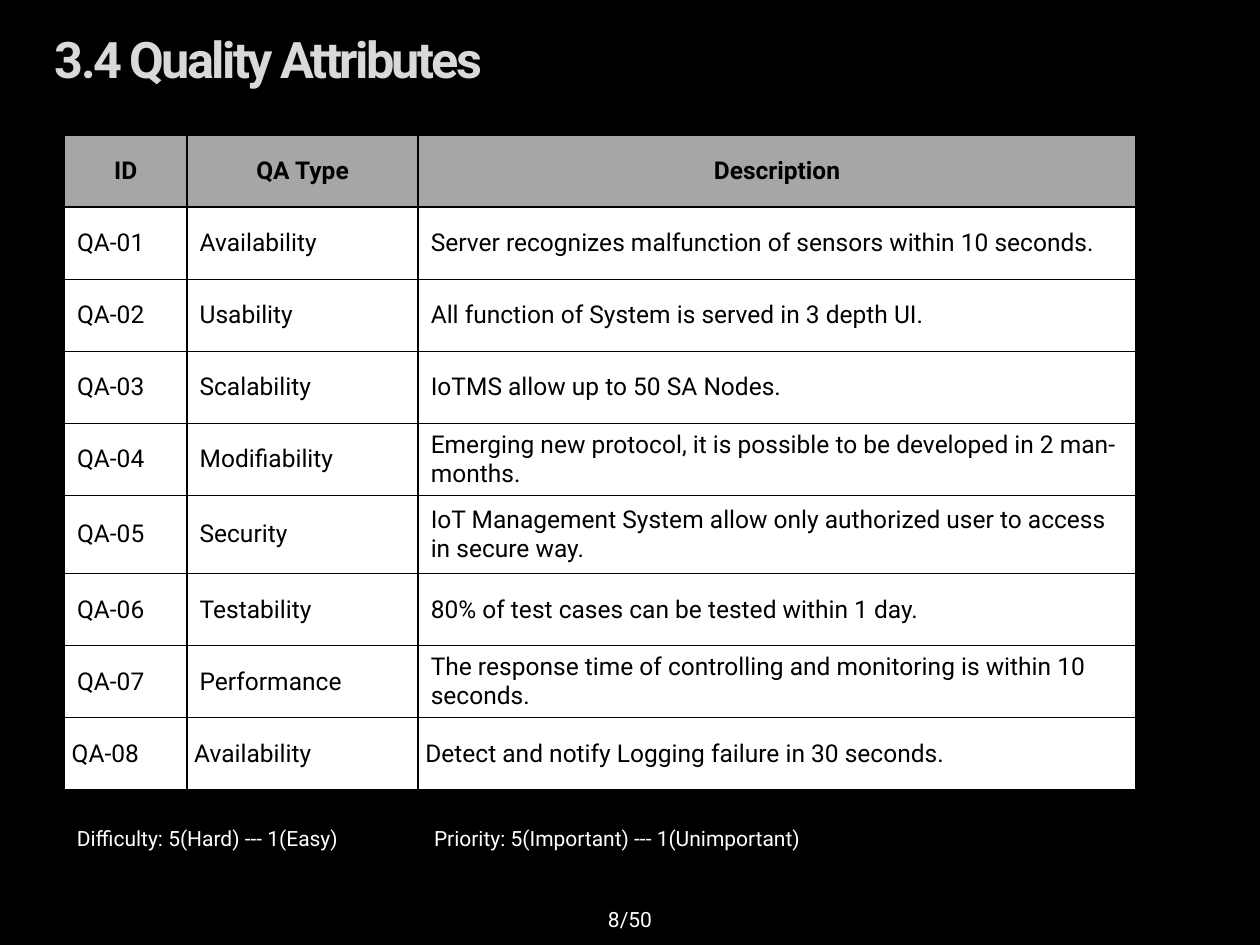
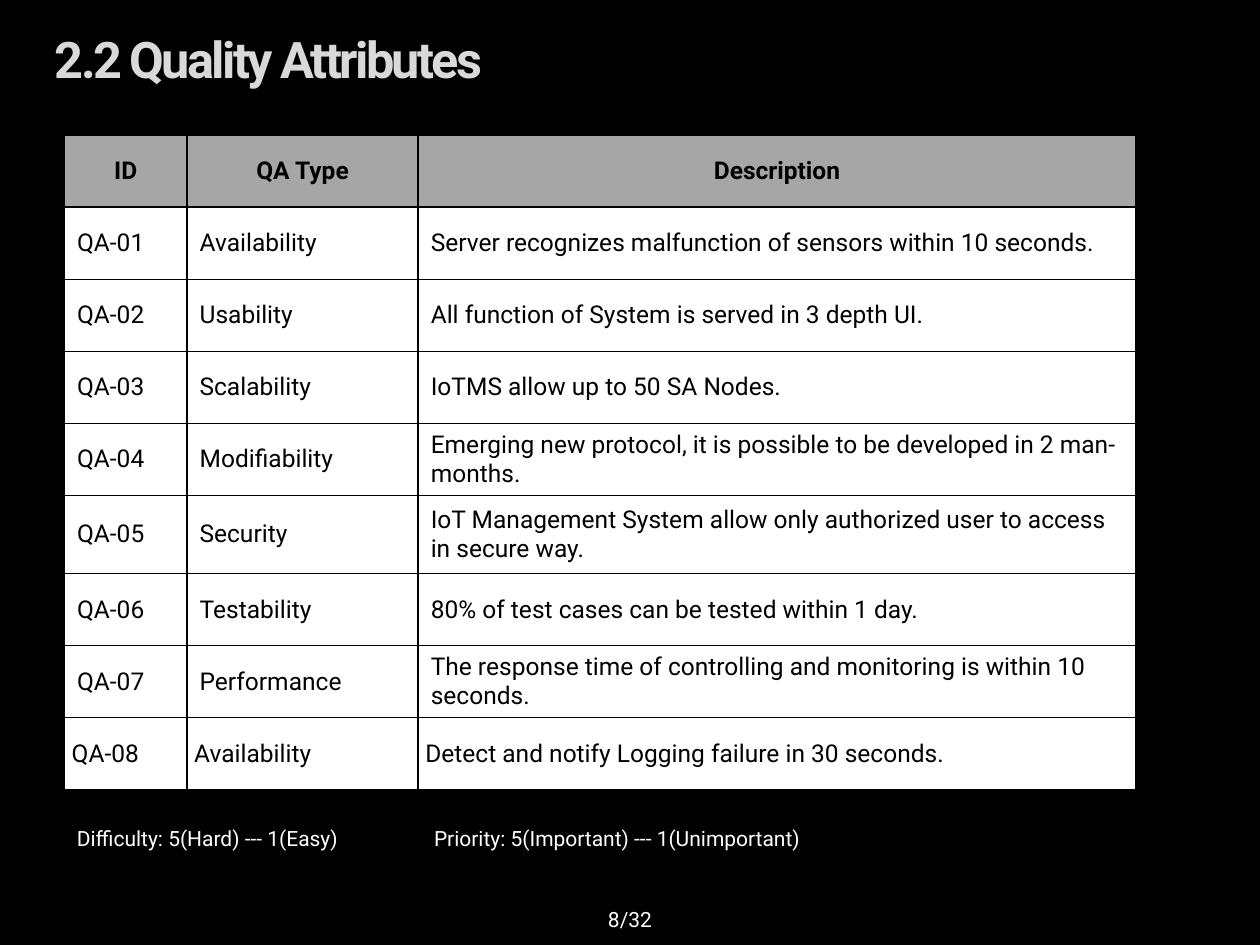
Before and after one commit to youkkwon/smarthome, a slide deck: slide 8 of doc/Docs/IoT System Final Presentation_0624.pptx. Drawn at 1260x945 pixels with LibreOffice and Linux fonts; fonts in the diff are those of the drawing; background and template pictures are left out. Boxes give left, top, right and bottom in pixels: in the first picture for what was removed or moved away, otherwise in the second. Text is boxed around its words. In the diff, an @@ line names an element or a change of style, - is before the commit and + after.

```diff
--- a/doc/Docs/IoT System Final Presentation_0624.pptx
+++ b/doc/Docs/IoT System Final Presentation_0624.pptx
@@ title at (55, 40, 482, 89): text changed @@
-3.4 Quality Attributes
+2.2 Quality Attributes
@@ page number at (608, 912, 652, 929): text changed @@
-8/50
+8/32
```
Also in this commit, not shown: 17 other slides changed, 9 slides added.
